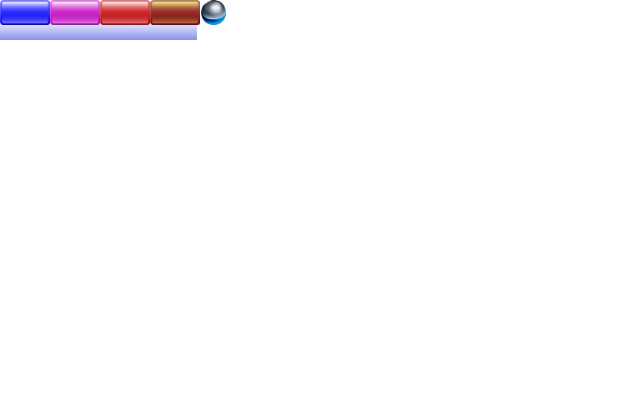
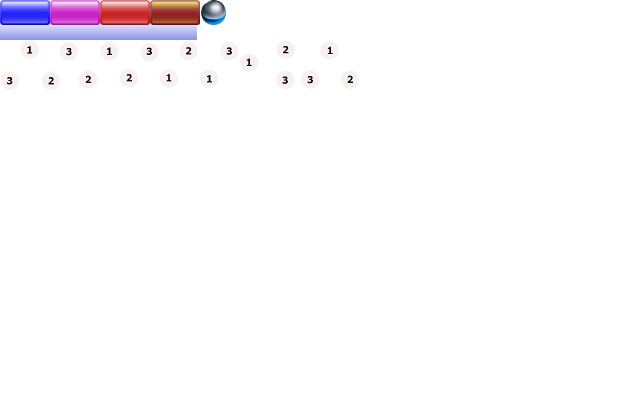
Before/after of a 640×400 layered artwork. What changed in the layer stack:
added layer "Pasted Layer" above "3 Balls" over [0, 40, 359, 90]
